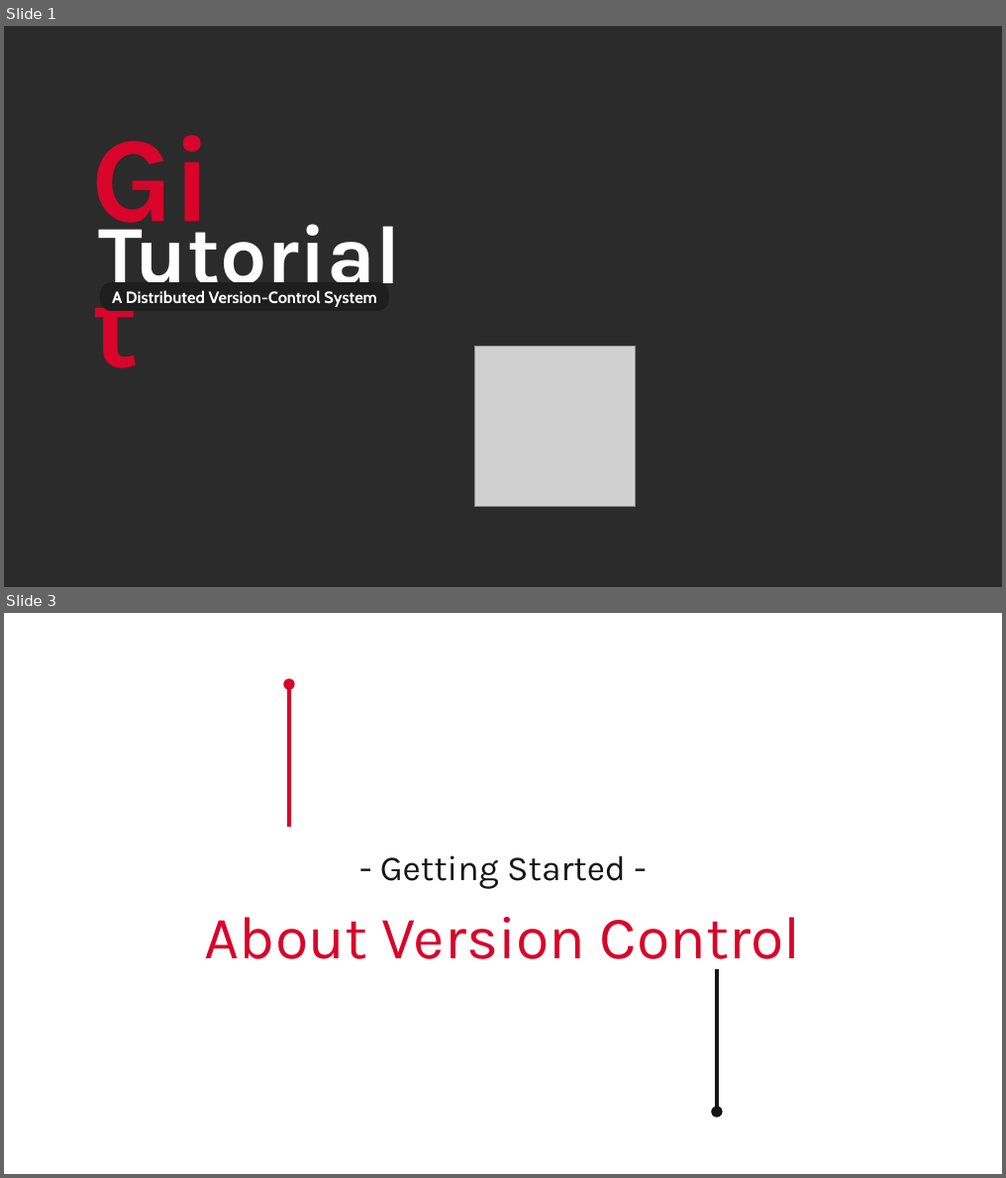
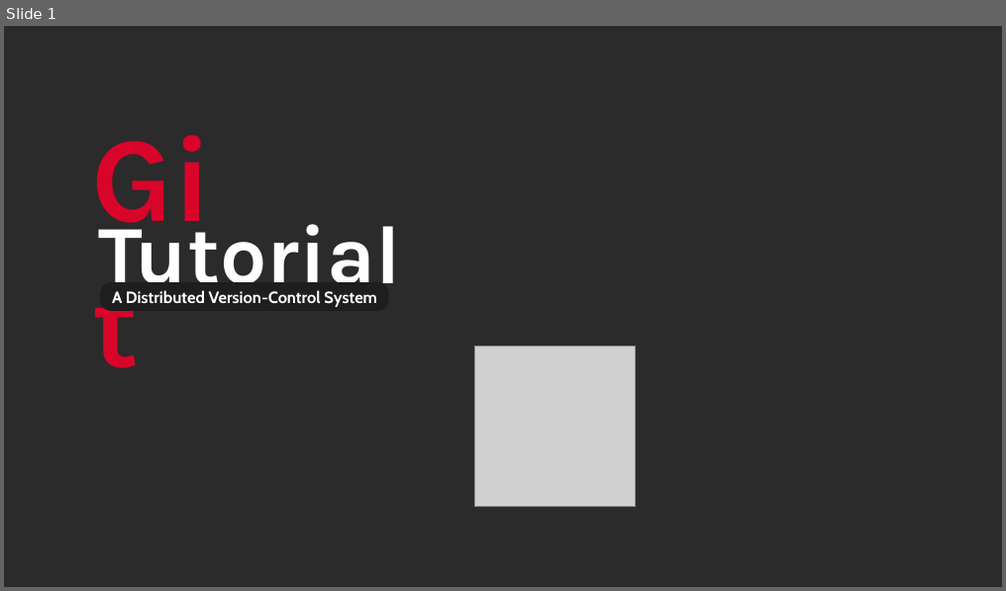
Before and after one commit to MHBahrampour/git-presentation-files, a slide deck: Template.odp. Shown one above the other, each under a label of ours: slides 1 and 3 before the commit, slide 1 after it; the slides between them are not shown. The pictures are 1006x1178 and 1006x591 pixels, drawn with LibreOffice and Linux fonts; fonts in the diff are those of the drawing; grey boxes stand for pictures; background and template pictures are left out; a plain dark background stands for a picture behind light text. Boxes give left, top, right and bottom in pixels: in the first picture for what was removed or moved away, otherwise in the second. Text is boxed around its words. In the diff, an @@ line names an element or a change of style, - is before the commit and + after.

```diff
--- a/Template.odp
+++ b/Template.odp
@@ slide 3 removed at box(4, 613, 1002, 1174), background picture (left out) @@
@@ arrow removed from (289, 827) to (289, 684) @@
@@ text removed at box(205, 856, 801, 973) @@
-- Getting Started -
-About Version Control
@@ arrow removed from (717, 969) to (717, 1112) @@
```
Also in this commit, not shown: 1 slide changed, 4 slides added, 4 other slides removed.
